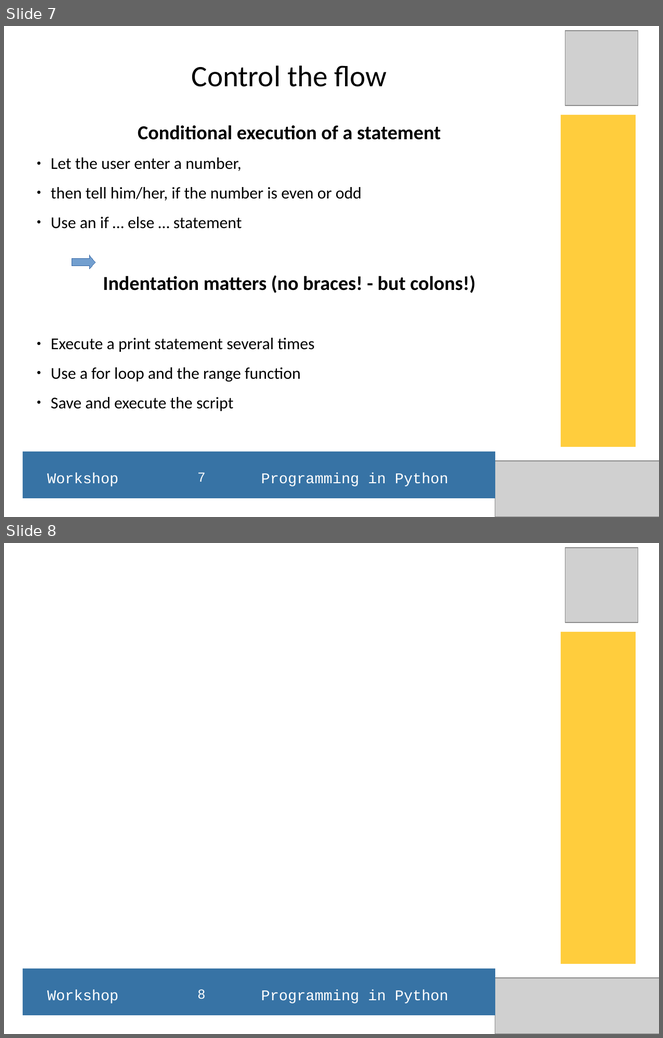
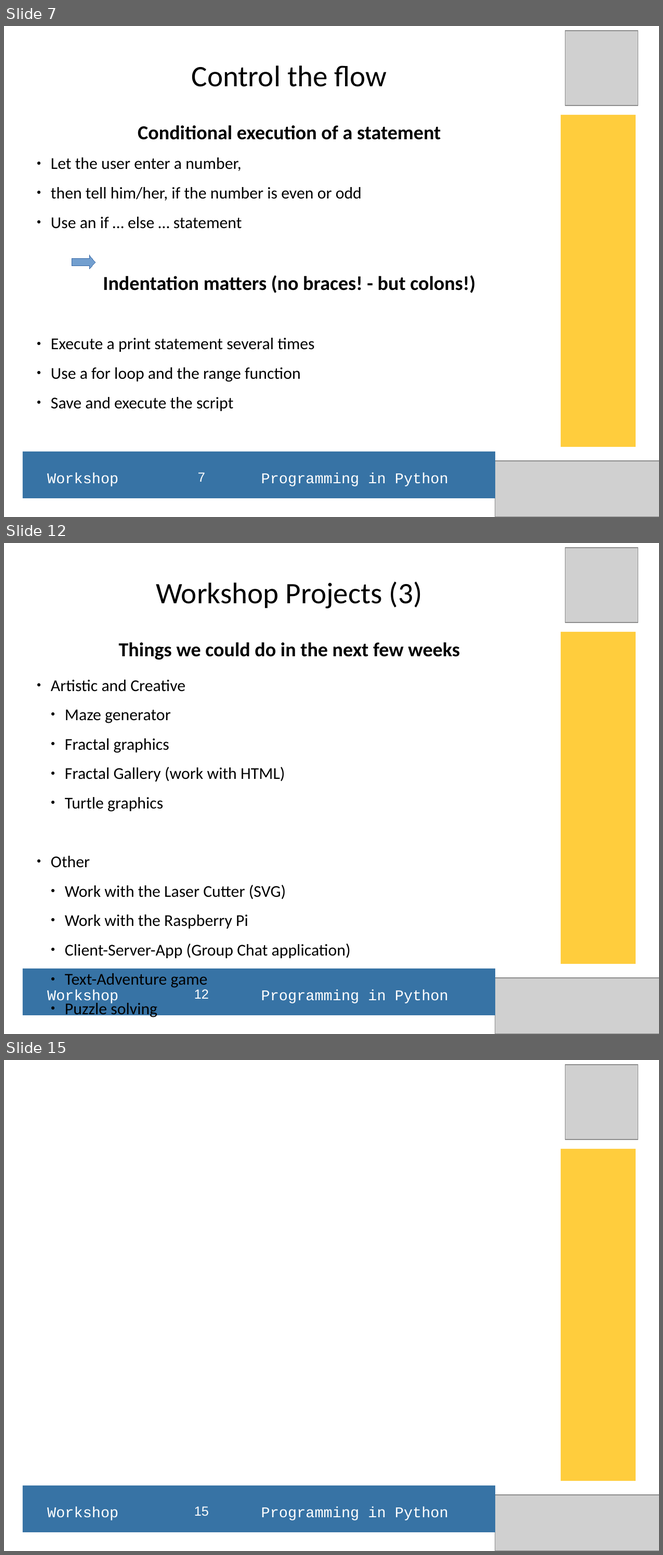
Before and after one commit to hans-boden/pyws-fablab-lisbon, a slide deck: resources/python_ws_2016Q1.odp. Shown one above the other, each under a label of ours: slides 7 and 8 before the commit, slides 7, 12 and 15 after it; the slides between them are not shown. The pictures are 663x1038 and 663x1555 pixels, drawn with LibreOffice and Linux fonts; fonts in the diff are those of the drawing; grey boxes stand for pictures. Boxes give left, top, right and bottom in pixels: in the first picture for what was removed or moved away, otherwise in the second. Text is boxed around its words. In the diff, an @@ line names an element or a change of style, - is before the commit and + after.

```diff
--- a/resources/python_ws_2016Q1.odp
+++ b/resources/python_ws_2016Q1.odp
@@ slide 12 added at [4, 543, 659, 1034], background #FFFFFF @@
@@ picture added at [566, 548, 638, 623] @@
@@ title added at [156, 581, 423, 609], 36 pt, text #000000 @@
+Workshop Projects (3)
@@ rectangle added at [561, 632, 636, 965], fill #FFCD3D @@
@@ subtitle added at [51, 642, 460, 1019], 20 pt, text #000000 @@
+Things we could do in the next few weeks
+● Artistic and Creative
+  ● Maze generator
+  ● Fractal graphics
+  ● Fractal Gallery (work with HTML)
+  ● Turtle graphics
+● Other
+  ● Work with the Laser Cutter (SVG)
+  ● Work with the Raspberry Pi
+  ● Client-Server-App (Group Chat application)
+  ● Text-Adventure game
+  ● Puzzle solving
@@ rectangle added at [22, 969, 495, 1016], fill #3773A5 @@
@@ picture added at [496, 978, 659, 1034] @@
@@ text added at [47, 990, 449, 1004], 18 pt, text #FFFFFF @@
+Workshop Programming in Python
@@ page number added at [194, 990, 209, 999], 16 pt, text #FFFFFF @@
+12
@@ what was slide 8 is now slide 15 @@
@@ page number at [194, 1507, 209, 1517]: text changed @@
-8
+15
```
Also in this commit, not shown: 1 slide changed, 6 other slides added, 3 other files.
